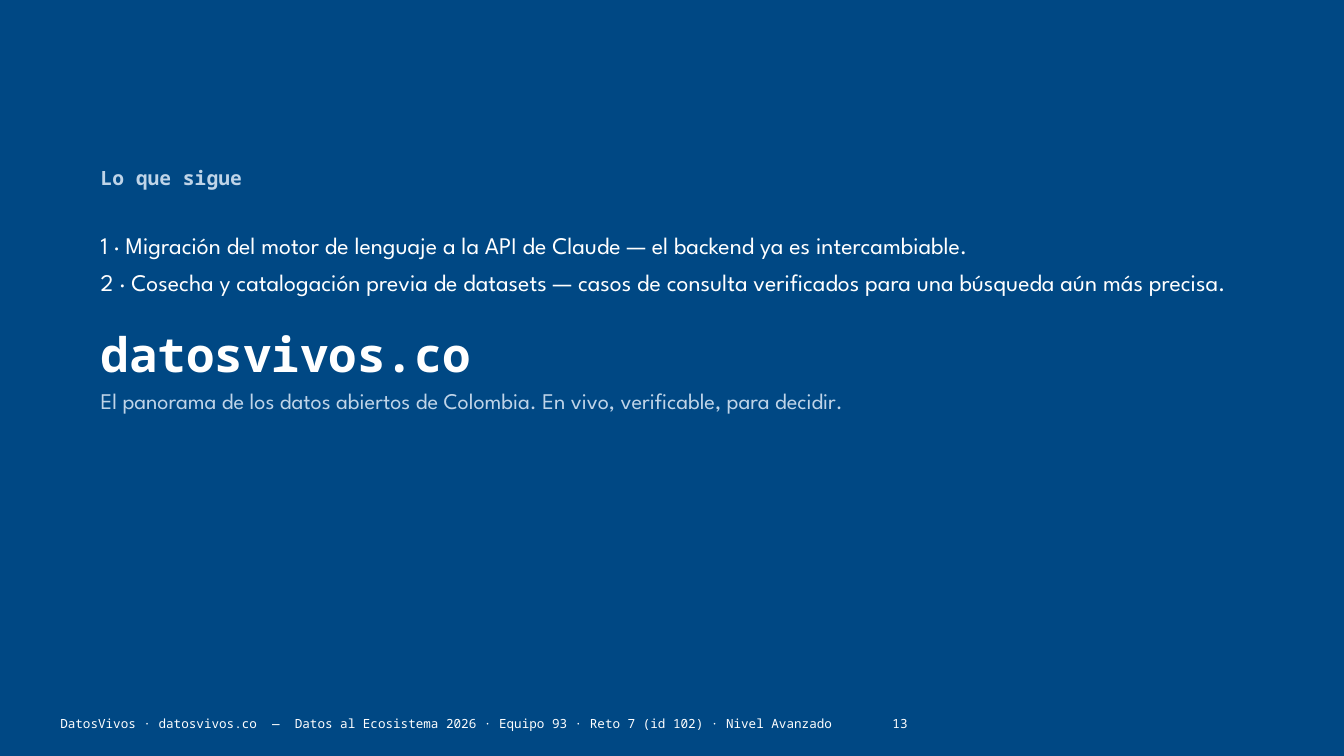
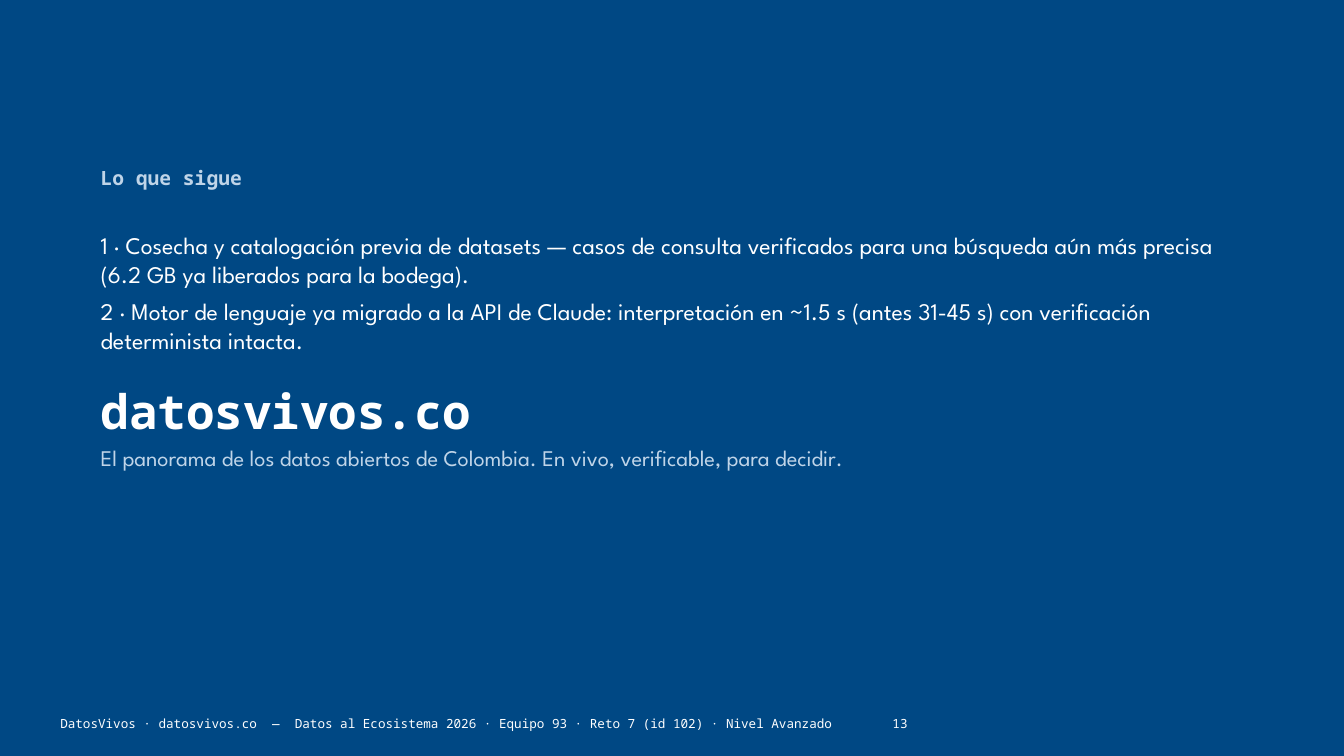
Before and after one commit to jsricop/DatosVivos, a slide deck: slide 13 of recursos/presentacion.pptx. Drawn at 1344x756 pixels with LibreOffice and Linux fonts; fonts in the diff are those of the drawing. Boxes give left, top, right and bottom in pixels: in the first picture for what was removed or moved away, otherwise in the second. Text is boxed around its words. In the diff, an @@ line names an element or a change of style, - is before the commit and + after.

```diff
--- a/recursos/presentacion.pptx
+++ b/recursos/presentacion.pptx
@@ text at <box>101,237,1212,350</box>: text changed @@
-1 · Migración del motor de lenguaje a la API de Claude — el backend ya es intercambiable.
-2 · Cosecha y catalogación previa de datasets — casos de consulta verificados para una búsqueda aún más precisa.
+1 · Cosecha y catalogación previa de datasets — casos de consulta verificados para una búsqueda aún más precisa (6.2 GB ya liberados para la bodega).
+2 · Motor de lenguaje ya migrado a la API de Claude: interpretación en ~1.5 s (antes 31-45 s) con verificación determinista intacta.
```
Also in this commit, not shown: 1 other slide changed, 13 other files.
